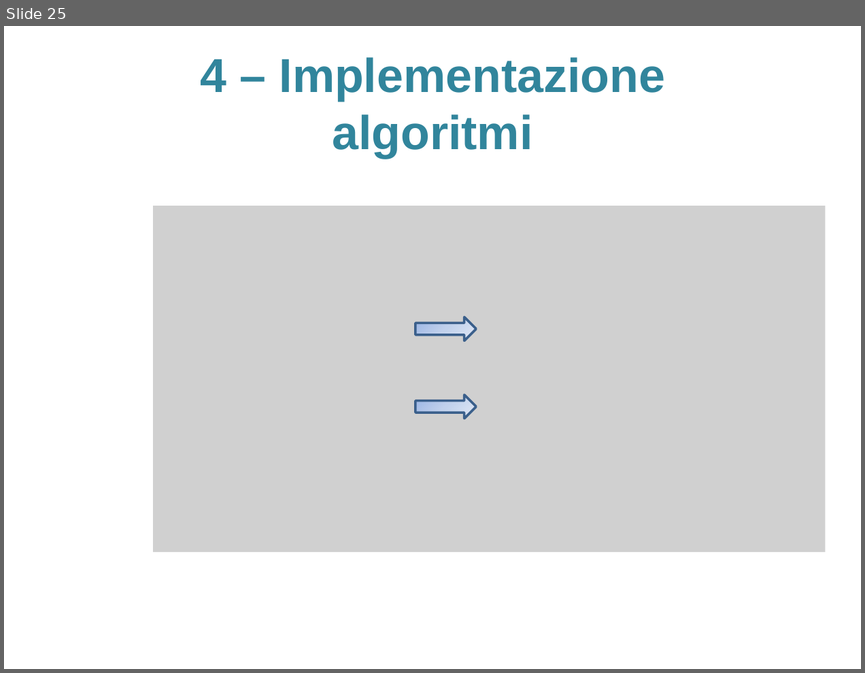
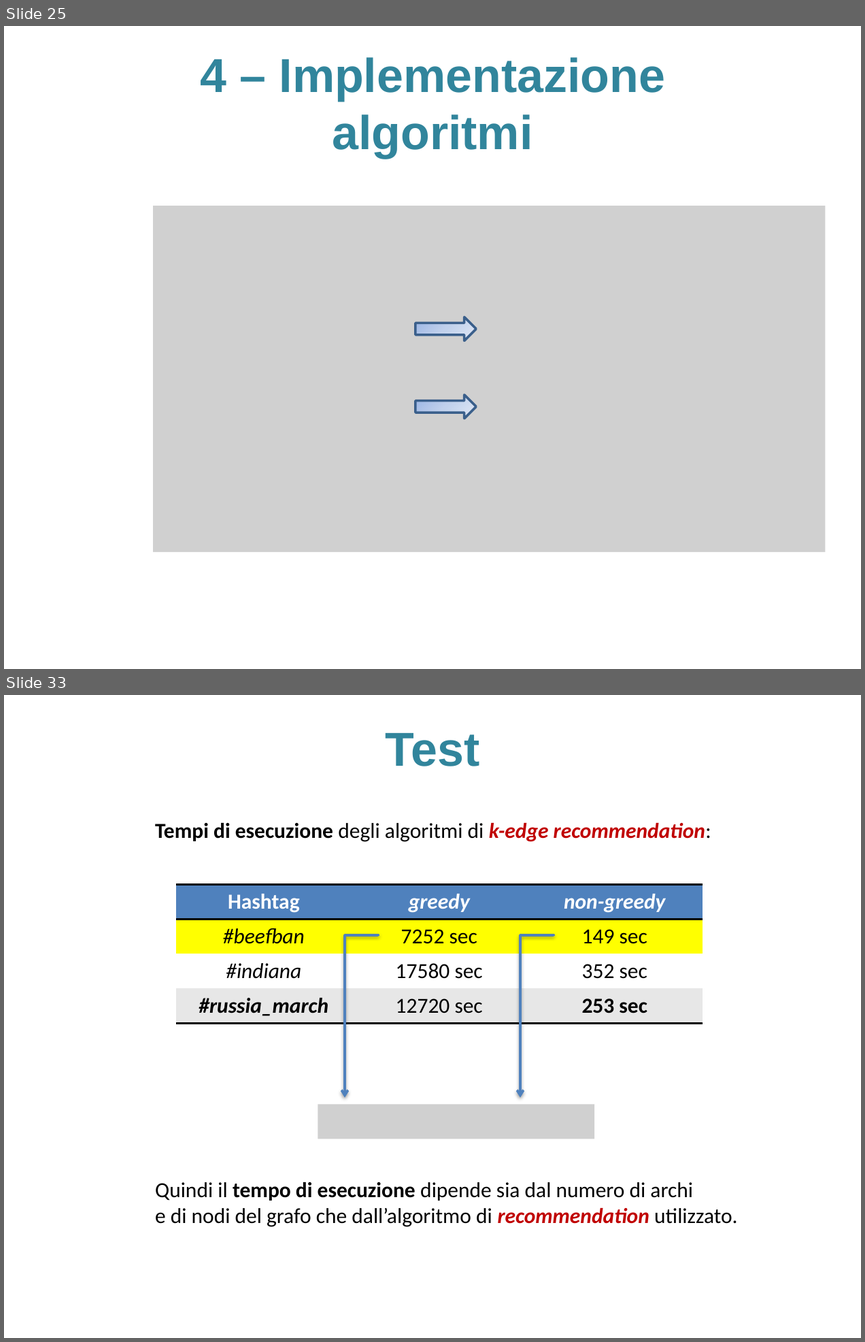
Before and after one commit to sidious1991/TesiLatex, a slide deck: PRESENTAZIONE_TESI/presentazione_agostini_stefano.pptx. Shown one above the other, each under a label of ours: slide 25 before the commit, slides 25 and 33 after it; the slides between them are not shown. The pictures are 865x673 and 865x1342 pixels, drawn with LibreOffice and Linux fonts; fonts in the diff are those of the drawing; grey boxes stand for pictures; background and template pictures are left out. Boxes give left, top, right and bottom in pixels: in the first picture for what was removed or moved away, otherwise in the second. Text is boxed around its words. In the diff, an @@ line names an element or a change of style, - is before the commit and + after.

```diff
--- a/PRESENTAZIONE_TESI/presentazione_agostini_stefano.pptx
+++ b/PRESENTAZIONE_TESI/presentazione_agostini_stefano.pptx
@@ slide 33 added at [4,695,861,1338], background picture (left out) @@
@@ title added at [385,733,480,766], 40 pt, text #31859C, bold @@
+Test
@@ text added at [155,823,711,842], 18 pt, text #000000, bold @@
+Tempi di esecuzione degli algoritmi di k-edge recommendation:
@@ table added at [176,884,703,1023], 4 rows, 3 columns @@
+Hashtag | greedy | non-greedy
+#beefban | 7252 sec | 149 sec
+#indiana | 17580 sec | 352 sec
+#russia_march | 12720 sec | 253 sec
@@ elbow arrow added from (379, 936) to (345, 1097), #4F81BD 2 pt @@
@@ elbow arrow added from (554, 936) to (520, 1097), #4F81BD 2 pt @@
@@ picture added at [317,1104,594,1138] @@
@@ text added at [155,1182,737,1227], 18 pt, text #000000 @@
+Quindi il tempo di esecuzione dipende sia dal numero di archi
+e di nodi del grafo che dall’algoritmo di recommendation utilizzato.
```
Also in this commit, not shown: 1 slide changed, 7 other slides added, 4 other files.
